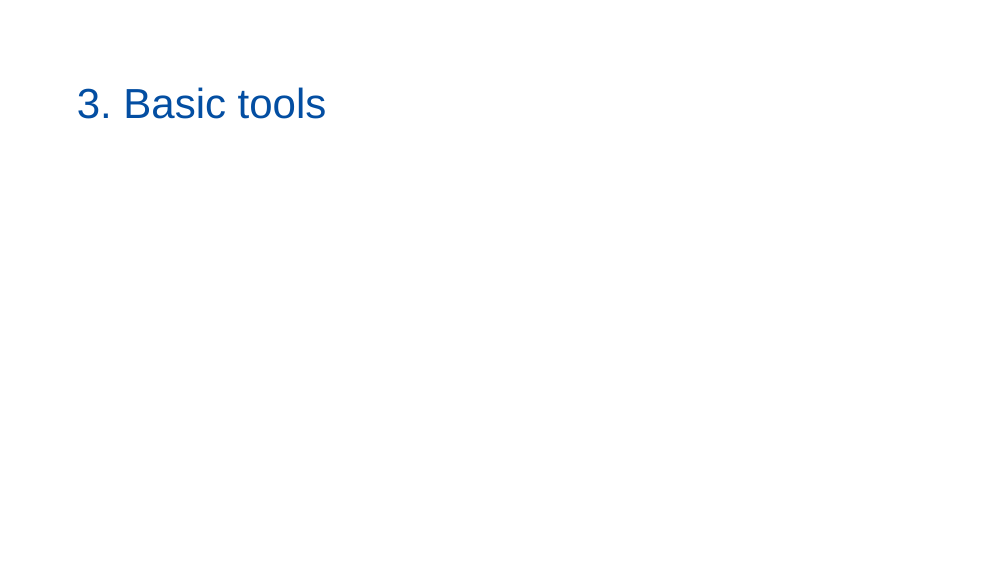
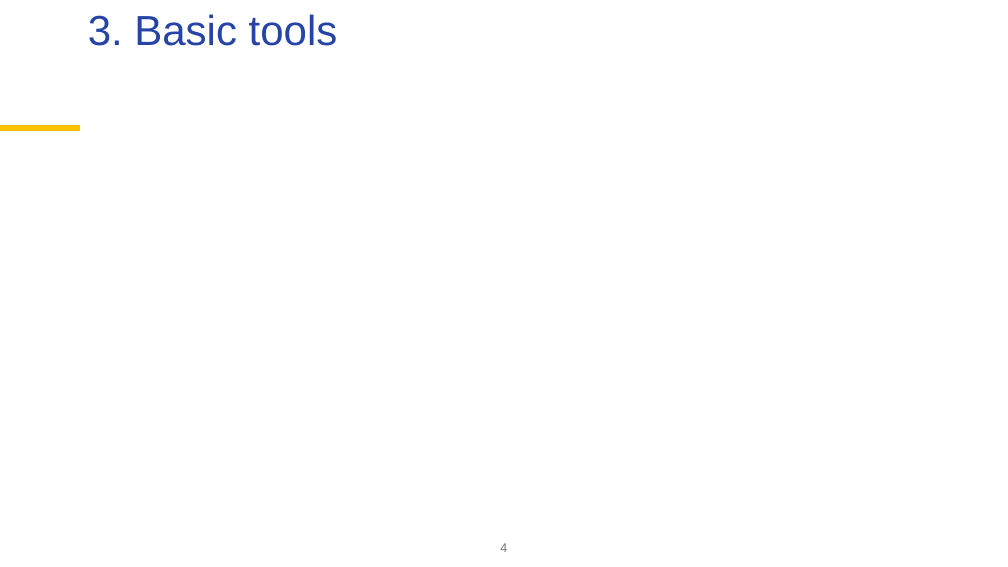
Before and after one commit to palatej/ESTP2026, a slide deck: slide 4 of 1.5 Time series.pptx. Drawn at 1008x567 pixels with LibreOffice and Linux fonts; fonts in the diff are those of the drawing; grey boxes stand for pictures; background and template pictures are left out. Boxes give left, top, right and bottom in pixels: in the first picture for what was removed or moved away, otherwise in the second. Text is boxed around its words. In the diff, an @@ line names an element or a change of style, - is before the commit and + after.

```diff
--- a/1.5 Time series.pptx
+++ b/1.5 Time series.pptx
@@ title "3. Basic tools": place and size @@
-title "3. Basic tools" at [77, 87, 327, 119]
+title "3. Basic tools" at [88, 14, 338, 46]
@@ title "3. Basic tools" at [88, 14, 338, 46]: text colour #034EA2 to #2644A7; vertical alignment bottom to top @@
@@ line added from (0, 129) to (80, 129), #FFC000 6 pt @@
@@ page number added at [500, 543, 507, 552], 12 pt, text #767676 @@
+4
```
Also in this commit, not shown: 6 other slides changed, 1 slide added, 1 slide removed, 1 other file.
